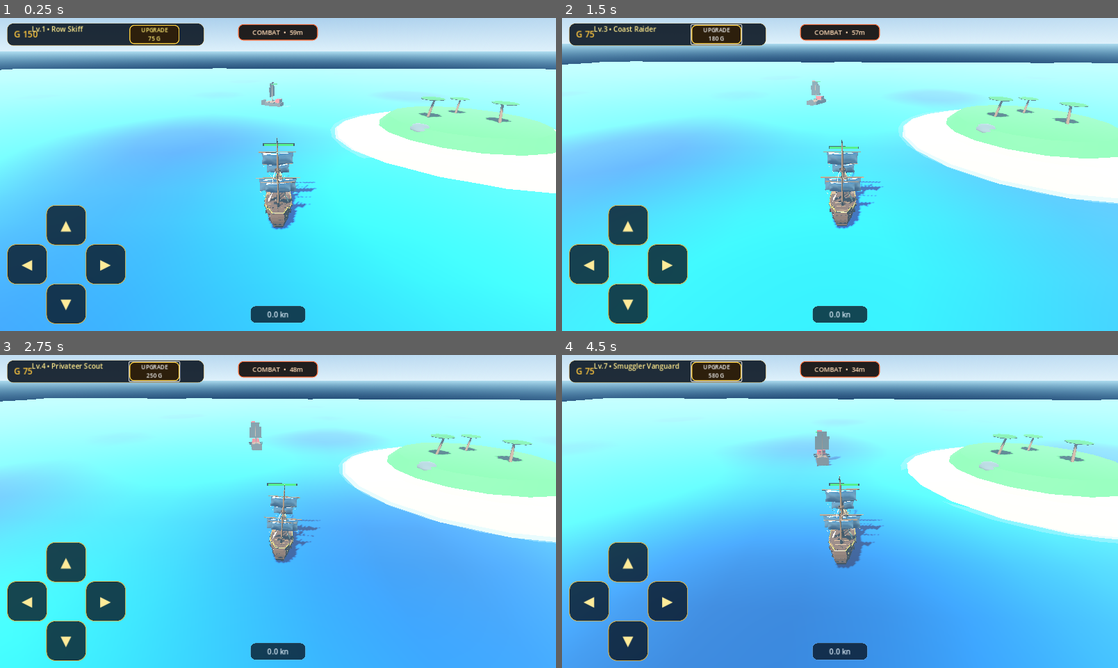
Above: before the commit, frames 1-4 (two rows, left to right).
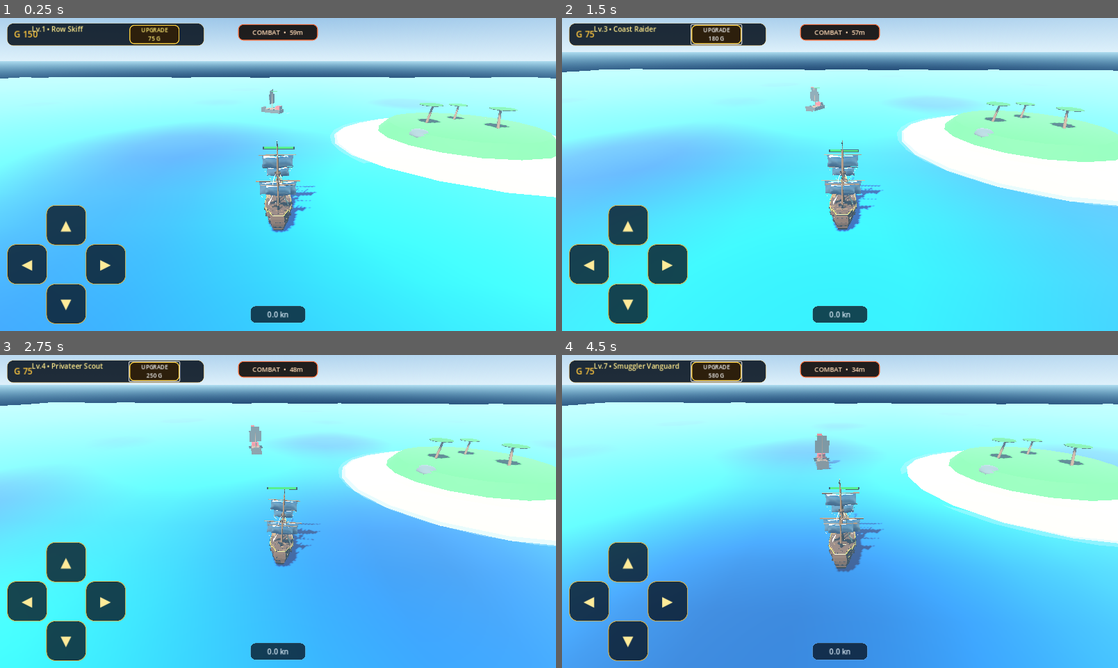
Above: after the commit, the same moments.

Repository: za99405com-ui/Pirate-Seasonline
Game: Godot game, scene res://scenes/world/world.tscn
Same seed, same stepped clock (60 frames per second), same inputs: the game is played once before the commit and once after it.
Inputs:
- Up to frame 1 (0.25 s): no input
- Up to frame 2 (1.5 s): click "UPGRADE 75 G" at 0.5 s; click "UPGRADE 120 G" at 1.25 s
- Up to frame 3 (2.75 s): click "UPGRADE 180 G" at 2 s
- Up to frame 4 (4.5 s): click "UPGRADE 250 G" at 2.75 s; click "UPGRADE 340 G" at 3.5 s; click "UPGRADE 450 G" at 4.25 s

The runs differ from the first frame. In frame 1, 12% of the frame differs, in the area x 0-100%, y 10-69%; in frame 2, 12%; in frame 3, 9.5%; in frame 4, 9.7%.

Commit message:
camera: add smooth free-look and soft recenter

Diff:
--- a/godot_game/scripts/world/world.gd
+++ b/godot_game/scripts/world/world.gd
@@ -10,11 +10,12 @@
 @export var camera_pitch: float = 0.52
 @export var camera_fov: float = 58.0
 @export var camera_follow_speed: float = 5.2
-@export var camera_turn_speed: float = 4.0
-@export var camera_orbit_sensitivity: float = 0.006
-@export var camera_min_pitch: float = 0.30
-@export var camera_max_pitch: float = 0.96
-@export var camera_return_delay: float = 0.28
+@export var camera_turn_speed: float = 2.35
+@export var camera_orbit_sensitivity: float = 0.0062
+@export var camera_orbit_smooth_speed: float = 14.0
+@export var camera_min_pitch: float = 0.26
+@export var camera_max_pitch: float = 1.02
+@export var camera_return_delay: float = 0.65
 
 @export_group("Travel Camera")
 @export var travel_camera_distance: float = 36.5
@@ -35,6 +36,8 @@
 
 var _camera_yaw: float = 0.0
 var _camera_pitch: float = 0.52
+var _camera_target_yaw: float = 0.0
+var _camera_target_pitch: float = 0.52
 var _camera_drag_touch: int = -1
 var _mouse_orbiting: bool = false
 var _camera_idle_time: float = 0.0
@@ -51,7 +54,9 @@
 
 	if player_ship:
 		_camera_yaw = player_ship.global_rotation.y
+		_camera_target_yaw = _camera_yaw
 	_camera_pitch = camera_pitch
+	_camera_target_pitch = _camera_pitch
 
 	if camera:
 		camera.fov = camera_fov
@@ -88,9 +93,10 @@
 
 func _rotate_camera(relative: Vector2) -> void:
 	_camera_idle_time = 0.0
-	_camera_yaw -= relative.x * camera_orbit_sensitivity
-	_camera_pitch = clampf(
-		_camera_pitch + relative.y * camera_orbit_sensitivity,
+	# Free 360-degree orbit around the ship. Horizontal yaw is intentionally not clamped.
+	_camera_target_yaw -= relative.x * camera_orbit_sensitivity
+	_camera_target_pitch = clampf(
+		_camera_target_pitch + relative.y * camera_orbit_sensitivity,
 		camera_min_pitch,
 		camera_max_pitch
 	)
@@ -102,7 +108,7 @@
 	var travel_blend: float = _get_travel_blend()
 	var distance: float = combat_camera_distance if _in_combat else lerpf(camera_distance, travel_camera_distance, travel_blend)
 	camera.global_position = player_ship.global_position + _camera_offset(distance)
-	camera.look_at(player_ship.global_position + Vector3(0.0, 2.0, 0.0), Vector3.UP)
+	camera.look_at(player_ship.global_position + Vector3(0.0, 2.5, 0.0), Vector3.UP)
 
 func _update_camera(delta: float) -> void:
 	if not player_ship or not is_instance_valid(player_ship) or not camera:
@@ -126,13 +132,20 @@
 			desired_yaw += clampf(enemy_angle * combat_heading_assist, -max_assist, max_assist)
 
 	if camera_is_held:
+		# While the finger is held down, the camera belongs to the player, not the ship.
 		_camera_idle_time = 0.0
 	else:
 		_camera_idle_time += delta
 		if _camera_idle_time >= camera_return_delay:
-			var turn_blend: float = 1.0 - exp(-camera_turn_speed * delta)
-			_camera_yaw = lerp_angle(_camera_yaw, desired_yaw, turn_blend)
-			_camera_pitch = lerpf(_camera_pitch, desired_pitch, turn_blend)
+			# Soft magnetic return behind the stern after the player releases the camera.
+			var return_blend: float = 1.0 - exp(-camera_turn_speed * delta)
+			_camera_target_yaw = lerp_angle(_camera_target_yaw, desired_yaw, return_blend)
+			_camera_target_pitch = lerpf(_camera_target_pitch, desired_pitch, return_blend)
+
+	# Smooth the hand movement itself so orbiting feels weighted instead of twitchy.
+	var orbit_blend: float = 1.0 - exp(-camera_orbit_smooth_speed * delta)
+	_camera_yaw = lerp_angle(_camera_yaw, _camera_target_yaw, orbit_blend)
+	_camera_pitch = lerpf(_camera_pitch, _camera_target_pitch, orbit_blend)
 
 	var desired_distance: float = combat_camera_distance if _in_combat else lerpf(camera_distance, travel_camera_distance, travel_blend)
 	var desired_fov: float = combat_camera_fov if _in_combat else lerpf(camera_fov, travel_camera_fov, travel_blend)
@@ -140,7 +153,7 @@
 	var follow_blend: float = 1.0 - exp(-camera_follow_speed * delta)
 	camera.global_position = camera.global_position.lerp(ideal_position, follow_blend)
 
-	var look_target: Vector3 = player_ship.global_position + Vector3(0.0, 2.0, 0.0)
+	var look_target: Vector3 = player_ship.global_position + Vector3(0.0, 2.5, 0.0)
 
 	if _in_combat and _combat_enemy and is_instance_valid(_combat_enemy) and not camera_is_held:
 		var enemy_offset: Vector3 = _combat_enemy.global_position - player_ship.global_position
@@ -186,7 +199,7 @@
 	_in_combat = true
 	_combat_enemy = enemy
 	_combat_clear_timer = 0.0
-	_camera_idle_time = camera_return_delay
+	_camera_idle_time = 0.0
 	if player_ship and player_ship.has_method("set_combat_active"):
 		player_ship.call("set_combat_active", true)
 
